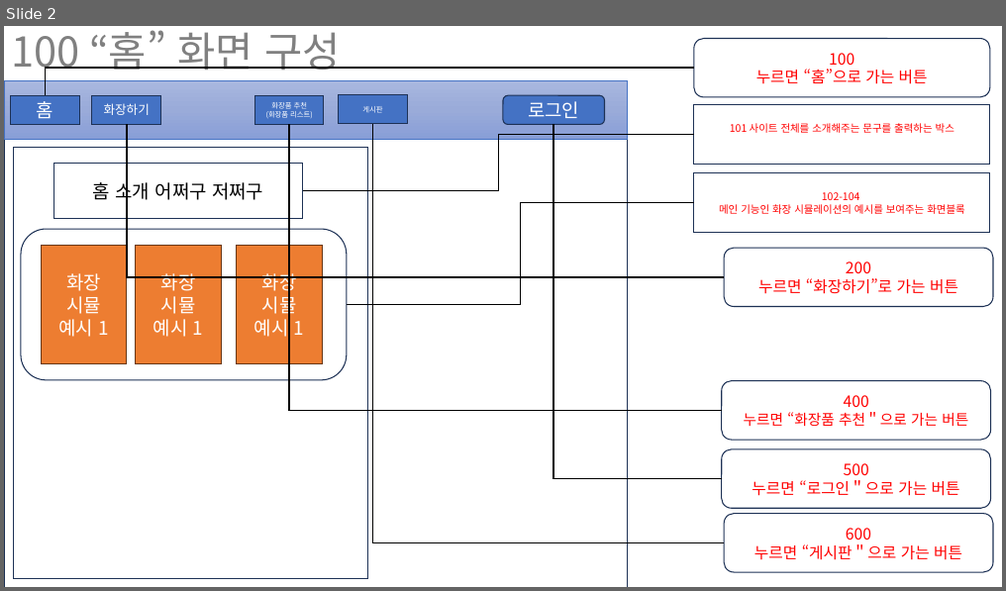
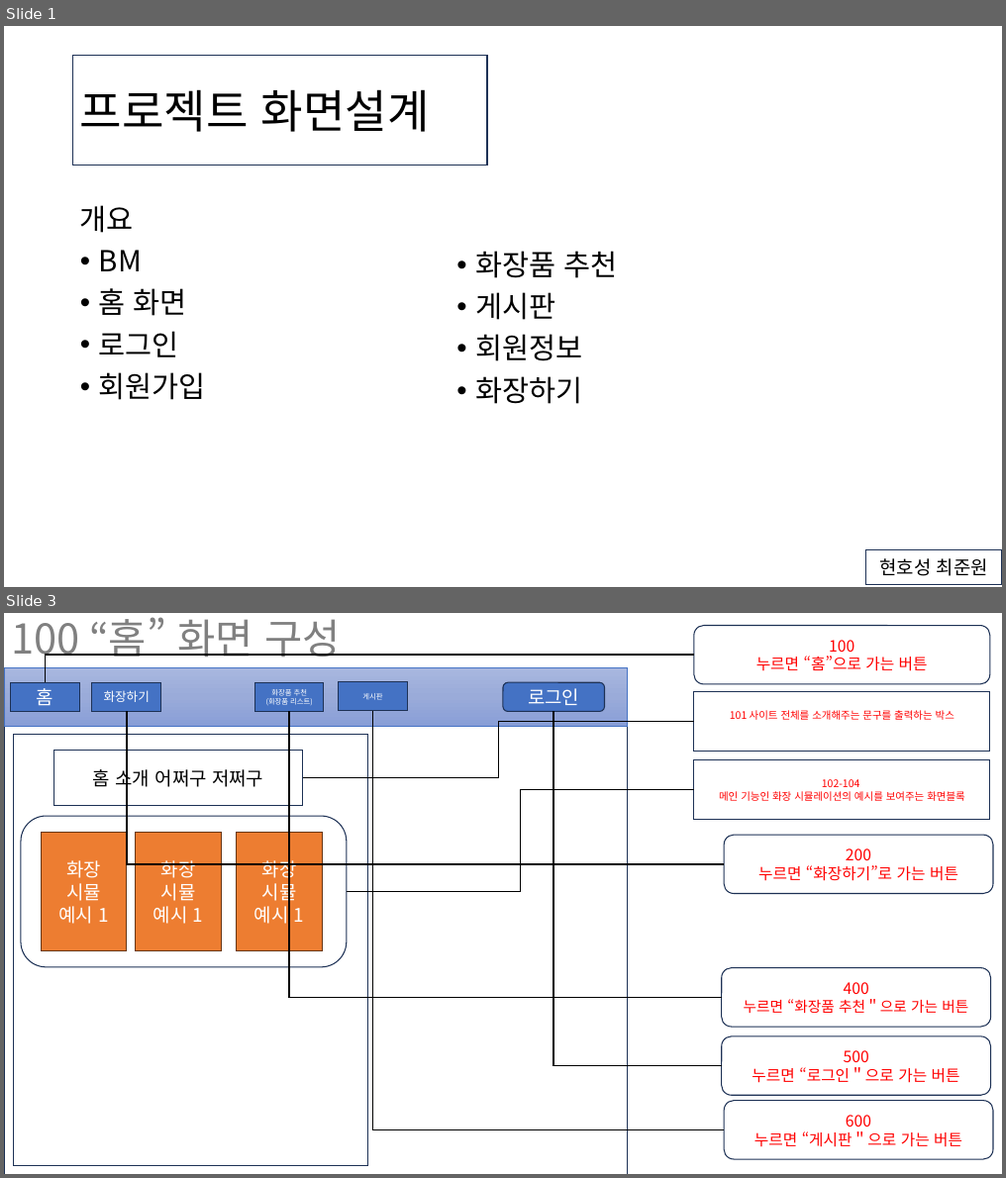
Before and after one commit to hosunghyun/Smart_Makeup_Web, a slide deck: UI프로토타입.pptx. Shown one above the other, each under a label of ours: slide 2 before the commit, slides 1 and 3 after it; the slides between them are not shown. The pictures are 1006x591 and 1006x1178 pixels, drawn with LibreOffice and Linux fonts; fonts in the diff are those of the drawing. Boxes give left, top, right and bottom in pixels: in the first picture for what was removed or moved away, otherwise in the second. Text is boxed around its words. In the diff, an @@ line names an element or a change of style, - is before the commit and + after.

```diff
--- a/UI프로토타입.pptx
+++ b/UI프로토타입.pptx
@@ slide 1 added at (4, 26, 1002, 587), background #FFFFFF @@
@@ rectangle added at (73, 55, 487, 166), fill #FFFFFF, outline #1E3256 1 pt, 44 pt, text #000000 @@
+프로젝트 화면설계
@@ text added at (80, 205, 206, 400), 28 pt, text #000000 @@
+개요
+• BM
+• 홈 화면
+• 로그인
+• 회원가입
@@ text added at (475, 251, 618, 404), 28 pt, text #000000 @@
+• 화장품 추천
+• 게시판
+• 회원정보
+• 화장하기
@@ rectangle added at (865, 550, 1002, 585), fill #FFFFFF, outline #1E3256 1 pt, 18 pt, text #000000 @@
+현호성 최준원
@@ what was slide 2 is now slide 3 @@
```
Also in this commit, not shown: 5 slides changed, 1 slide removed, 1 other file.
